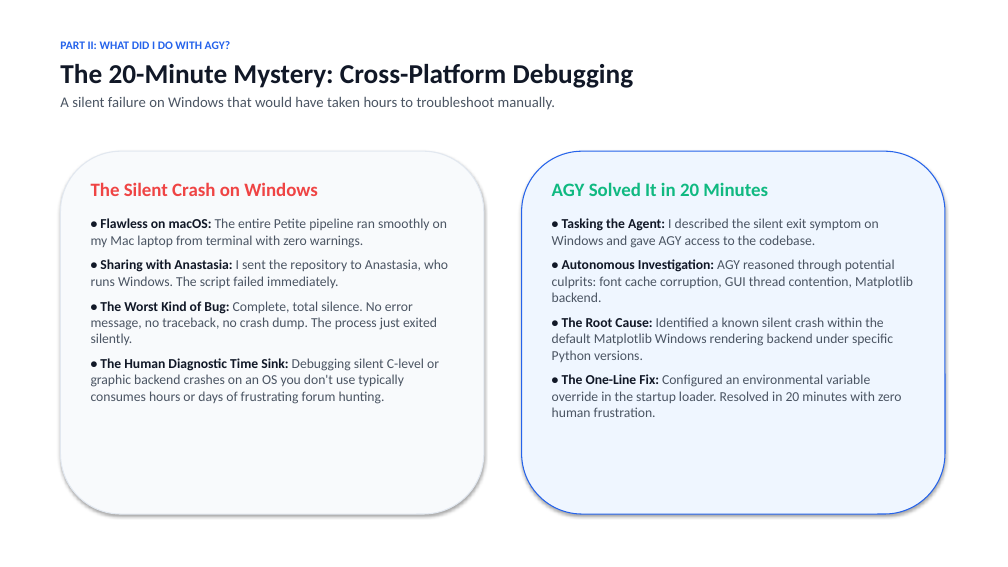
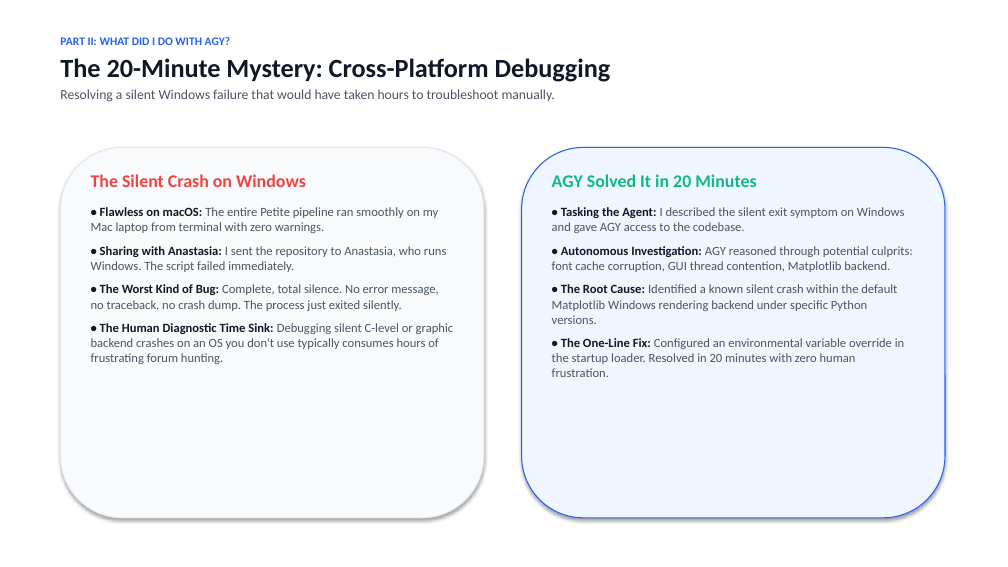
Before and after one commit to berman-lab/antigravity-intoduction-presentation, a slide deck: slide 10 of antigravity_lab_presentation.pptx (slide 8 before the commit). Drawn at 1008x567 pixels with LibreOffice and Linux fonts; fonts in the diff are those of the drawing. Boxes give left, top, right and bottom in pixels: in the first picture for what was removed or moved away, otherwise in the second. Text is boxed around its words. In the diff, an @@ line names an element or a change of style, - is before the commit and + after.

```diff
--- a/antigravity_lab_presentation.pptx
+++ b/antigravity_lab_presentation.pptx
@@ text at (60, 36, 611, 82): size 26 to 25 pt in "The 20-Minute Mystery: Cross-Platform Debugging"; less space between paragraphs @@
@@ text at (60, 89, 555, 102): text changed; size 14 to 13 pt @@
-A silent failure on Windows that would have taken hours to troubleshoot manually.
+Resolving a silent Windows failure that would have taken hours to troubleshoot manually.
@@ rounded rectangle: place and size @@
-rounded rectangle at (60, 151, 484, 514)
+rounded rectangle at (60, 147, 484, 518)
@@ rounded rectangle: place and size @@
-rounded rectangle at (522, 151, 945, 514)
+rounded rectangle at (522, 147, 945, 518)
@@ text "The Silent Crash on Windows": place and size @@
-text "The Silent Crash on Windows" at (91, 182, 448, 404)
+text "The Silent Crash on Windows" at (91, 174, 453, 364)
@@ text at (91, 174, 447, 311): size 18 to 17 pt in "The Silent Crash on Windows"; size 13 to 12 pt in "• Flawless on macOS: The entire Petite ...", "• Sharing with Anastasia: I sent the ...", "• The Worst Kind of Bug: Complete, ..."; less space between paragraphs @@
@@ text "AGY Solved It in 20 ...": place and size @@
-text "AGY Solved It in 20 ..." at (552, 182, 913, 417)
+text "AGY Solved It in 20 ..." at (552, 174, 913, 377)
@@ text "AGY Solved It in 20 ..." at (552, 174, 913, 377): size 18 to 17 pt in "AGY Solved It in 20 Minutes"; size 13 to 12 pt; less space between paragraphs @@
@@ text at (91, 323, 453, 364): text changed; size 13 to 12 pt @@
-• The Human Diagnostic Time Sink: Debugging silent C-level or graphic backend crashes on an OS you don't use typically consumes hours or days of frustrating forum hunting.
+• The Human Diagnostic Time Sink: Debugging silent C-level or graphic backend crashes on an OS you don't use typically consumes hours of frustrating forum hunting.
```
Also in this commit, not shown: 10 other slides changed, 17 slides added, 7 slides removed, 1 other file.
